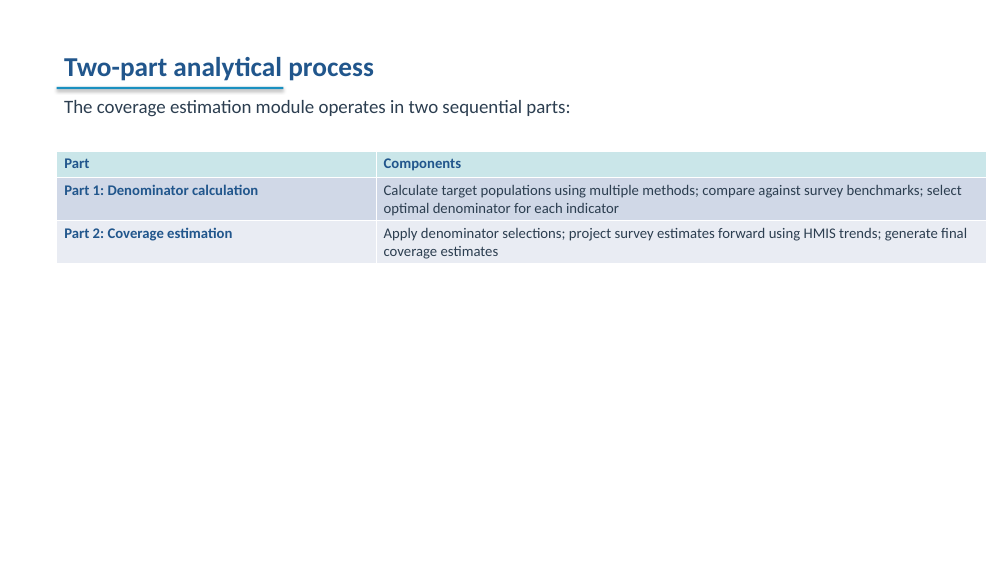
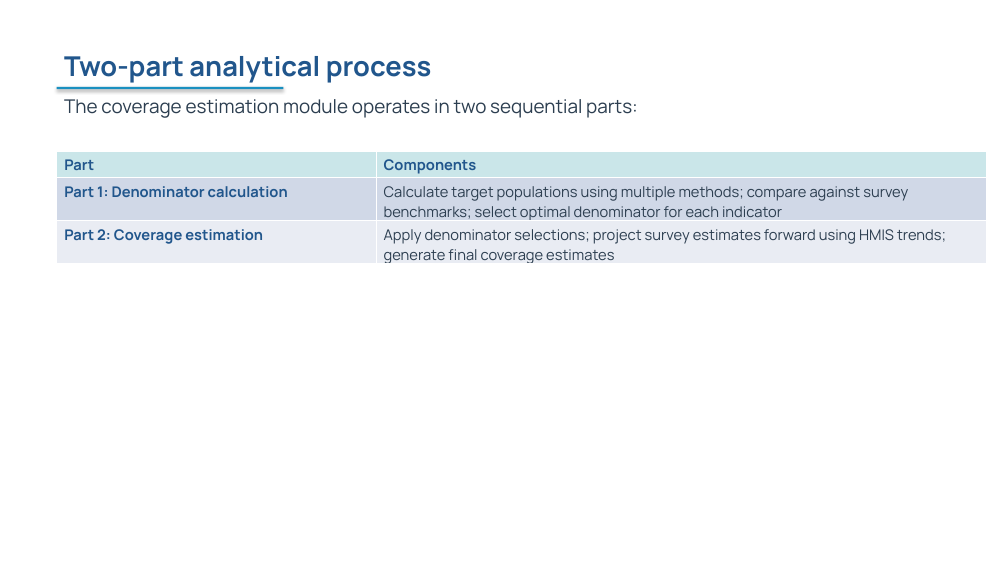
Before and after one commit to FASTR-Analytics/fastr-resource-hub, a slide deck: slide 90 of outputs/2026-zambia_deck.pptx (slide 91 before the commit). Drawn at 1008x567 pixels with LibreOffice and Linux fonts; fonts in the diff are those of the drawing. Boxes give left, top, right and bottom in pixels: in the first picture for what was removed or moved away, otherwise in the second. Text is boxed around its words. In the diff, an @@ line names an element or a change of style, - is before the commit and + after.

Commit message:
building cover slide

```diff
--- a/outputs/2026-zambia_deck.pptx
+++ b/outputs/2026-zambia_deck.pptx
@@ text "Two-part analytical process" at <box>64,56,432,83</box>: font Calibri to Manrope @@
@@ text "The coverage estimation module operates ..." at <box>64,99,638,118</box>: font Calibri to Manrope @@
@@ table at <box>57,151,987,267</box> @@
@@ font Calibri to Manrope @@
```
Also in this commit, not shown: 130 other slides changed, 4 slides added, 3 slides removed, 22 other files.
